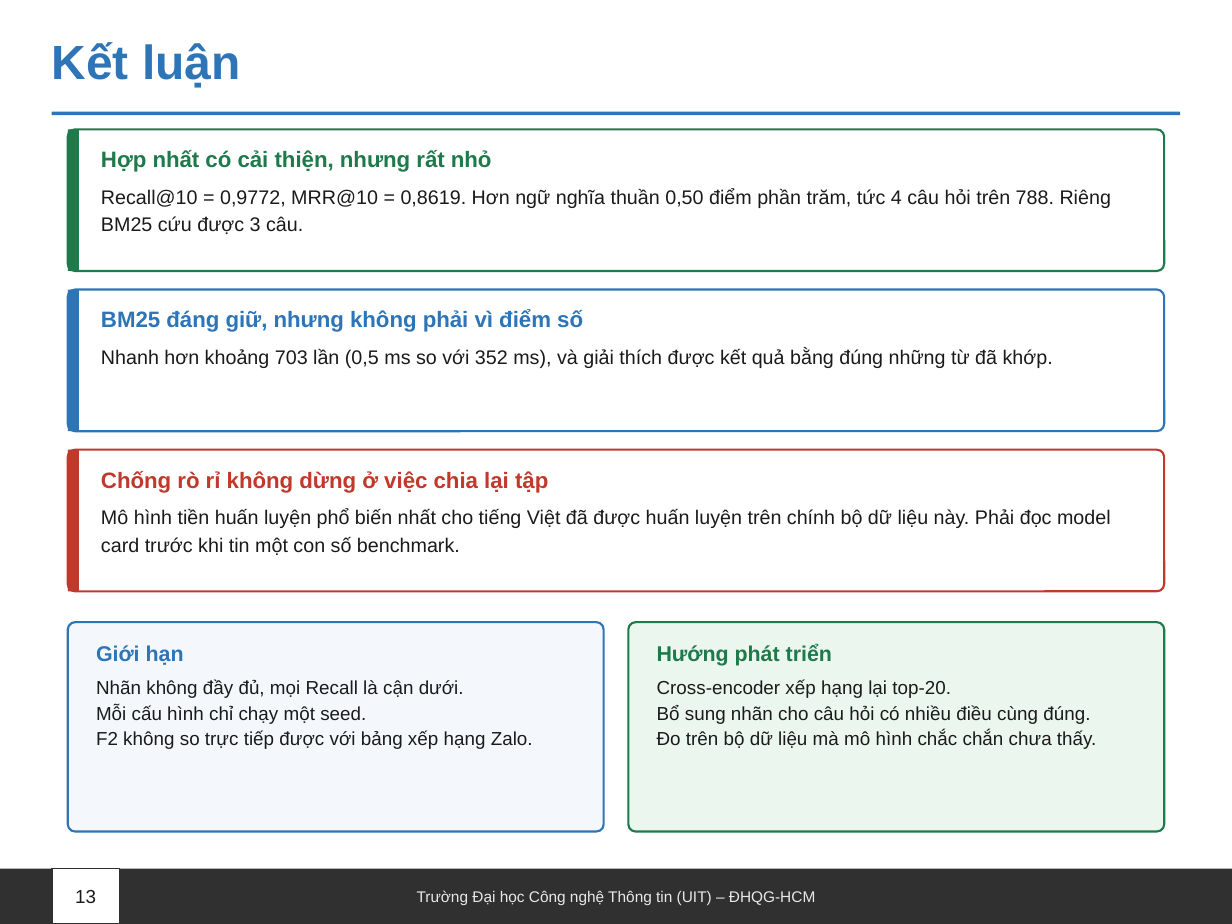
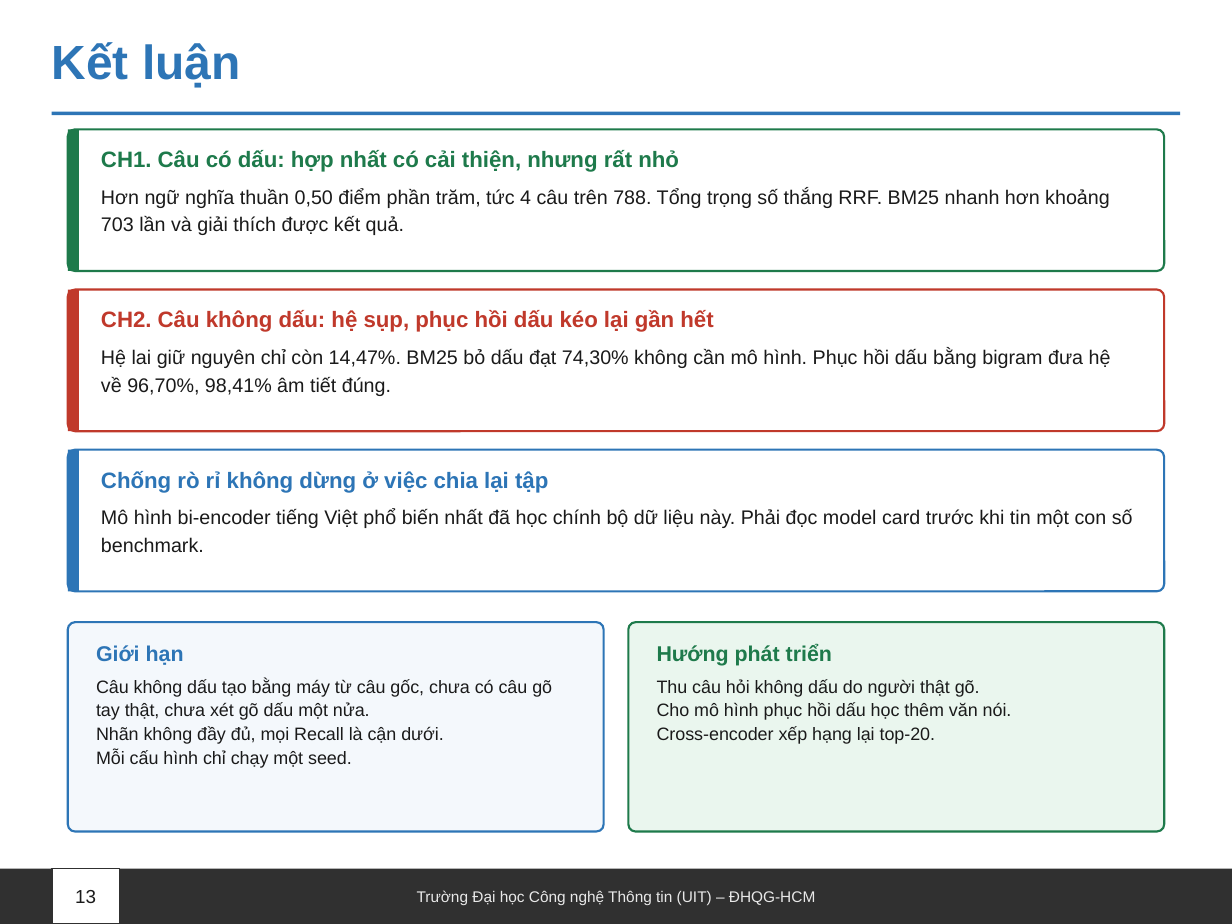
Before and after one commit to Messiac24/vietnamese-legal-retrieval-khong-dau, a slide deck: slide 13 of docs/slides/Nhom09_XLNNTN_BaoCao.pptx. Drawn at 1232x924 pixels with LibreOffice and Linux fonts; fonts in the diff are those of the drawing. Boxes give left, top, right and bottom in pixels: in the first picture for what was removed or moved away, otherwise in the second. Text is boxed around its words. In the diff, an @@ line names an element or a change of style, - is before the commit and + after.

```diff
--- a/docs/slides/Nhom09_XLNNTN_BaoCao.pptx
+++ b/docs/slides/Nhom09_XLNNTN_BaoCao.pptx
@@ text at (x1=101, y1=150, x2=679, y2=172): text changed @@
-Hợp nhất có cải thiện, nhưng rất nhỏ
+CH1. Câu có dấu: hợp nhất có cải thiện, nhưng rất nhỏ
@@ text at (x1=101, y1=189, x2=1110, y2=235): text changed @@
-Recall@10 = 0,9772, MRR@10 = 0,8619. Hơn ngữ nghĩa thuần 0,50 điểm phần trăm, tức 4 câu hỏi trên 788. Riêng BM25 cứu được 3 câu.
+Hơn ngữ nghĩa thuần 0,50 điểm phần trăm, tức 4 câu trên 788. Tổng trọng số thắng RRF. BM25 nhanh hơn khoảng 703 lần và giải thích được kết quả.
@@ rectangle at (x1=68, y1=290, x2=79, y2=431): fill #2D75B6 to #C0392B @@
@@ rounded rectangle at (x1=68, y1=290, x2=1164, y2=431): outline #2D75B6 1.25 pt to #C0392B 1.25 pt @@
@@ text at (x1=101, y1=310, x2=713, y2=332): text changed; text colour #2D75B6 to #C0392B @@
-BM25 đáng giữ, nhưng không phải vì điểm số
+CH2. Câu không dấu: hệ sụp, phục hồi dấu kéo lại gần hết
@@ text at (x1=101, y1=349, x2=1111, y2=396): text changed @@
-Nhanh hơn khoảng 703 lần (0,5 ms so với 352 ms), và giải thích được kết quả bằng đúng những từ đã khớp.
+Hệ lai giữ nguyên chỉ còn 14,47%. BM25 bỏ dấu đạt 74,30% không cần mô hình. Phục hồi dấu bằng bigram đưa hệ về 96,70%, 98,41% âm tiết đúng.
@@ rectangle at (x1=68, y1=450, x2=79, y2=591): fill #C0392B to #2D75B6 @@
@@ rounded rectangle at (x1=68, y1=450, x2=1164, y2=591): outline #C0392B 1.25 pt to #2D75B6 1.25 pt @@
@@ text "Chống rò rỉ không dừng ..." at (x1=101, y1=471, x2=548, y2=493): text colour #C0392B to #2D75B6 @@
@@ text at (x1=101, y1=509, x2=1133, y2=552): text changed @@
-Mô hình tiền huấn luyện phổ biến nhất cho tiếng Việt đã được huấn luyện trên chính bộ dữ liệu này. Phải đọc model card trước khi tin một con số benchmark.
+Mô hình bi-encoder tiếng Việt phổ biến nhất đã học chính bộ dữ liệu này. Phải đọc model card trước khi tin một con số benchmark.
@@ text at (x1=96, y1=679, x2=552, y2=720): paragraph added @@
+Câu không dấu tạo bằng máy từ câu gốc, chưa có câu gõ tay thật, chưa xét gõ dấu một nửa.
@@ text at (x1=657, y1=679, x2=1012, y2=720): paragraphs added @@
+Thu câu hỏi không dấu do người thật gõ.
+Cho mô hình phục hồi dấu học thêm văn nói.
@@ text at (x1=657, y1=705, x2=1097, y2=749): paragraphs removed @@
-Bổ sung nhãn cho câu hỏi có nhiều điều cùng đúng.
-Đo trên bộ dữ liệu mà mô hình chắc chắn chưa thấy.
@@ text at (x1=96, y1=731, x2=533, y2=749): paragraph removed @@
-F2 không so trực tiếp được với bảng xếp hạng Zalo.
@@ text at (x1=96, y1=727, x2=444, y2=768): size 11 to 10.5 pt in "Nhãn không đầy đủ, mọi Recall là ...", "Mỗi cấu hình chỉ chạy một seed."; line spacing 15pt to 14pt @@
@@ text at (x1=657, y1=727, x2=936, y2=744): size 11 to 10.5 pt in "Cross-encoder xếp hạng lại top-20."; line spacing 15pt to 14pt @@
```
Also in this commit, not shown: 11 other slides changed, 5 slides added, 1 slide removed, 5 other files.
